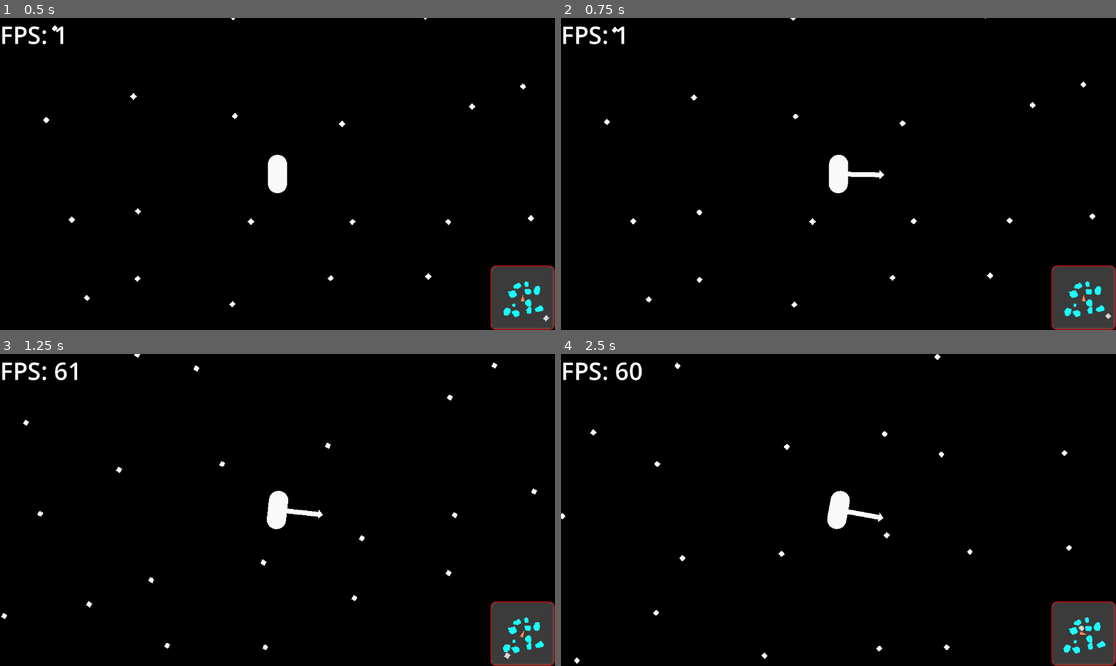
Above: before the commit, frames 1-4 (two rows, left to right).
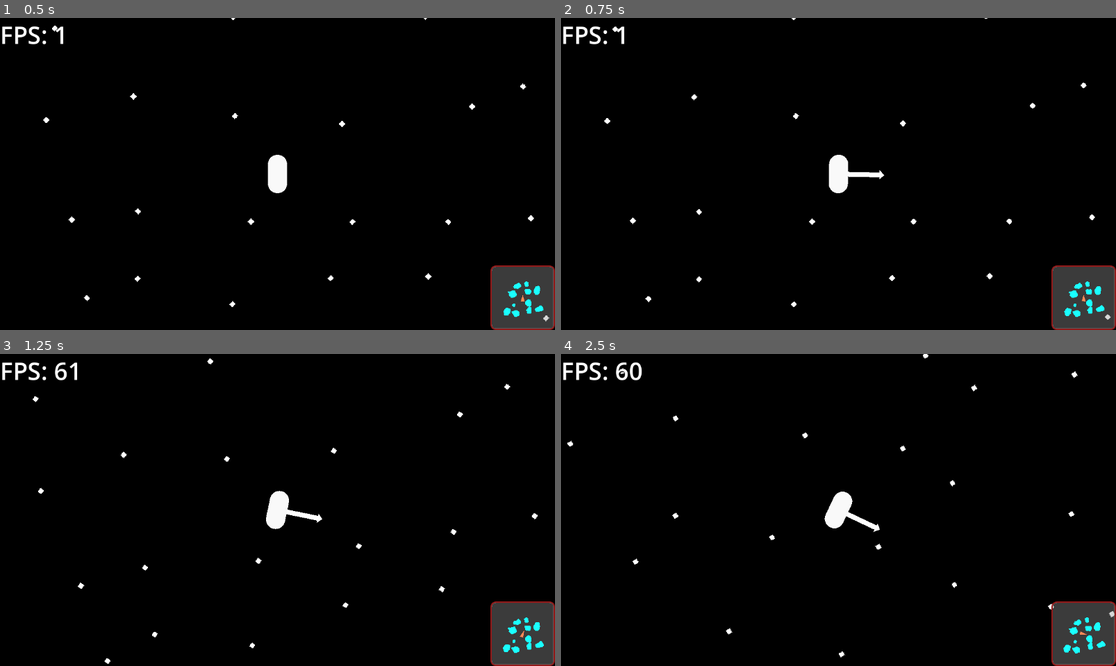
Above: after the commit, the same moments.

Repository: coolspacegame/game
Game: Godot game, scene res://node_2d.tscn
Two runs of this game, one before a commit and one after it. Both use one fixed random seed, a clock stepped at 60 frames per second and the inputs below.
Inputs (mouse positions are in pixels of both pictures, inside the frame that each line leads up to):
- Up to frame 1 (0.5 s): no input
- Up to frame 2 (0.75 s): tap Enter at 0.5 s; move the mouse to (960, 158) at 0.52 s; hold D (skelly_input_action_right) from 0.53 s (still down); click (960, 158) at 0.6 s
- Up to frame 3 (1.25 s): keep holding D (skelly_input_action_right); tap Space (skelly_input_action_jump) at 0.77 s
- Up to frame 4 (2.5 s): move the mouse to (727, 525) at 1.27 s; release D (skelly_input_action_right) at 1.28 s; hold S (skelly_input_action_backward) 1.28-2.03 s; right-click (727, 525) at 1.35 s; tap Space (skelly_input_action_jump) at 1.52 s; move the mouse to (894, 441) at 2.02 s; hold D (skelly_input_action_right) from 2.03 s (still down); tap E (skelly_input_action_2) at 2.1 s

Frame 1 is identical in both runs. In frame 2, 0.2% of the frame differs, in the area x 7-100%, y 0-97%; in frame 3, 0.7%; in frame 4, 0.9%, in the area x 0-100%, y 0-100%.

Commit message:
camera fix, trying to negate sliding motion

Diff:
--- a/scripts/TheCamera.gd
+++ b/scripts/TheCamera.gd
@@ -5,7 +5,7 @@
 const LINEAR_SPRING_CONSTANT := 50.0
 const LINEAR_DAMPING_CONSTANT := 5.0
 const ANGULAR_SPRING_CONSTANT := 10000.0
-const ANGULAR_DAMPING_CONSTANT := 1200.0
+const ANGULAR_DAMPING_CONSTANT := 3500.0
 
 
 ## This function updates the camera position and rotation as if it's attached to a spring-arm connected to the character.
@@ -18,8 +18,18 @@
     )
     apply_central_force(spring_force)
 
+
+    var angle_delta := global_rotation - character_body_transform.get_rotation()
+    # correct the angle delta such that we will always rotate the camera the shortest distance. This is necessary for example when
+    # one vector is close to +180 degrees, and the other close to -180 degrees. Without this correction, the camera would rotate almost a full 360,
+    # when really we only need to move a few degrees (We are actually working in radians)
+    if angle_delta > PI:
+        angle_delta = angle_delta - 2 * PI
+    elif angle_delta < -PI:
+        angle_delta = angle_delta + 2 * PI
+
     var spring_torque := (
-        -ANGULAR_SPRING_CONSTANT * (global_rotation - character_body_transform.get_rotation())
+        -ANGULAR_SPRING_CONSTANT * angle_delta
         - ANGULAR_DAMPING_CONSTANT * angular_velocity
     )
     apply_torque(spring_torque)
--- a/scripts/TheCharacter.gd
+++ b/scripts/TheCharacter.gd
@@ -50,6 +50,7 @@
 const BOOSTERS_ENABLED_COLOR := Color.LIGHT_GREEN
 const BOOSTERS_DISABLED_COLOR := Color.PALE_VIOLET_RED
 const WALKING_SPEED := 250.0
+const WALKING_MOVEMENT_FORCE_SCALE := 50000.0
 const JUMPING_FORCE_SCALE := 4000000.0
 const MINING_COOLDOWN := 0.5
 
@@ -173,77 +174,23 @@
         character_body.apply_torque(requested_movement_torque)
 
     var jumping_force := Vector2.ZERO
+    var walking_force := Vector2.ZERO
+    var surface_tangent := Vector2.ZERO
 
     # if we are not in booster mode at all, then attempt to walk on the surface of the asteroid
     if not _boosters_enabled:
         # now we are going to check for the surface normal under the character, in order to move along the surface
         var character_shape := ($PhysicsBody/CollisionShape2D as CollisionShape2D).shape
         var collision_mask := CollisionConstants.ASTEROID
-        var shape_query := PhysicsShapeQueryParameters2D.new()
-
-        # this will be a shape query of the character shape, to see if it is intersecting with an asteroid
-        shape_query.shape = character_shape
-        shape_query.transform = character_body.global_transform
-        shape_query.collide_with_bodies = true
-        shape_query.collision_mask = collision_mask
-        shape_query.margin = 5.0
-
-        var shape_query_result = space_state.collide_shape(shape_query)
-
-        # this will be the default vector for movement if there is not a hit. In other words,
-        # currently the player is allowed to move sideways even if not touching anything
-        var movement_dir = character_body.transform.basis_xform(Vector2.RIGHT).normalized()
-
-        # if the query result dictionary has entries, then there was a hit
-        if shape_query_result.size() > 0:
-            var cast_from = character_body.global_position
-
-            # there can be multiple hits, so average the position of them.
-            # the array we are going through has pairs of collision points between this shape collider and the
-            # one it is intersecting with
-            var i := 0
-            var cast_to := Vector2.ZERO
-            while i < shape_query_result.size():
-                cast_to += shape_query_result[i]
-                i += 2
-            cast_to /= (shape_query_result.size() as float / 2.0)
-
-            # now that we know there is a hit, we will find the surface normal by
-            # doing a raycast and using the result from that
-            var ray_query := PhysicsRayQueryParameters2D.create(cast_from, cast_to, collision_mask)
-            var ray_query_result = space_state.intersect_ray(ray_query)
-
-            if ray_query_result.size() > 0:
-                var surface_normal = ray_query_result.normal.normalized()
-                var surface_tangent = surface_normal.rotated(PI / 2)
-
-                # if we got here, then we can determine movement direction using the surface tangent
-                movement_dir = surface_tangent
-
-            if not _is_jumping and _requested_jump:
-                jumping_force = (
-                    character_body.transform.basis_xform(
-                        (
-                            _requested_movement.x as float * HORIZONTAL_JUMP_SCALE * Vector2.RIGHT
-                            + Vector2.UP
-                        )
-                    )
-                    * JUMPING_FORCE_SCALE
-                    * _remaining_jumping_time
-                    / MAX_JUMPING_TIME
-                )
-                _is_jumping = true
-
-            character_body.position += delta * WALKING_SPEED * _requested_movement.x * movement_dir
 
         var proximity_detector_shape := ($ProximityDetector/CollisionShape2D as CollisionShape2D).shape
         var proximity_detector_shape_rect := proximity_detector_shape.get_rect()
 
-        var rotation_surface_normal_sum := Vector2.ZERO
-        var rotation_surface_normal_count := 0
+        var surface_normal_sum := Vector2.ZERO
+        var surface_normal_count := 0
         var offset_range_size := character_shape.get_rect().size.x
-        var offset_range_idx_start_inclusive := -2
-        var offset_range_idx_end_exclusive := 3
+        var offset_range_idx_start_inclusive := -1
+        var offset_range_idx_end_exclusive := 2
         var offset_step_magnitude := offset_range_size / (offset_range_idx_end_exclusive - 1 - offset_range_idx_start_inclusive)
 
         for offset in range(offset_range_idx_start_inclusive, offset_range_idx_end_exclusive):
@@ -254,39 +201,61 @@
             var rotation_ray_query_result = space_state.intersect_ray(rotation_ray_query)
 
             if rotation_ray_query_result.size() > 0:
-                rotation_surface_normal_sum += rotation_ray_query_result.normal.normalized()
-                rotation_surface_normal_count += 1
-
-        if rotation_surface_normal_count > 0:
-            var rotation_surface_normal_negated = -rotation_surface_normal_sum.normalized()
+                surface_normal_sum += rotation_ray_query_result.normal.normalized()
+                surface_normal_count += 1
+
+        if surface_normal_count > 0:
+            var surface_normal = surface_normal_sum.normalized()
+            var surface_normal_negated = -surface_normal
 
             # angle of the normal vector relative to +x
-            var normal_vector_angle := atan2(rotation_surface_normal_negated.y, rotation_surface_normal_negated.x)
+            var normal_vector_angle := atan2(surface_normal_negated.y, surface_normal_negated.x)
 
             # angle of the character orientation vector relative to +x
             var character_rotation_angle := atan2(character_orientation.y, character_orientation.x)
             var angle_delta := normal_vector_angle - character_rotation_angle
 
-            # correct the angle delta such that we will always rotate the character the shortest distance. This is necessary for example when
-            # one vector is close to +180 degrees, and the other close to -180 degrees. Without this correction, the character would rotate almost a full 360,
-            # when really we only need to move a few degrees (We are actually working in radians)
-            # if angle_delta > 0.0:
-            #     angle_delta = angle_delta - 2 * PI
-            # elif angle_delta < 0.0:
-            #     angle_delta = angle_delta + 2 * PI
-
-            # var torque_spring_component := AUTOMATIC_ROTATION_TORQUE_SPRING_CONSTANT * angle_delta
-            # var torque_damping_component := (
-            #     AUTOMATIC_ROTATION_TORQUE_DAMPING_CONSTANT * character_body.angular_velocity
-            # )
-
-            # var gravity_scale_component := summed_gravity_force.length() * 0.00001
-
-            # var automatic_rotation_torque := (
-            #     -(torque_spring_component + torque_damping_component) * gravity_scale_component
-            # )
-            # character_body.apply_torque(automatic_rotation_torque)
             character_body.global_rotation = _update_rotation_adjustment_filter(character_body.global_rotation + angle_delta)
+
+            var shape_query := PhysicsShapeQueryParameters2D.new()
+
+            # this will be a shape query of the character shape, to see if it is intersecting with an asteroid
+            shape_query.shape = character_shape
+            shape_query.transform = character_body.global_transform
+            shape_query.collide_with_bodies = true
+            shape_query.collision_mask = collision_mask
+            shape_query.margin = 5.0
+
+            var shape_query_result = space_state.collide_shape(shape_query)
+
+            # if the query result dictionary has entries, then there was a hit
+            if shape_query_result.size() > 0:
+                if not _is_jumping and _requested_jump:
+                    jumping_force = (
+                        character_body.transform.basis_xform(
+                            (
+                                # _requested_movement.x as float * HORIZONTAL_JUMP_SCALE * Vector2.RIGHT
+                                Vector2.UP
+                            )
+                        )
+                        * JUMPING_FORCE_SCALE
+                        * _remaining_jumping_time
+                        / MAX_JUMPING_TIME
+                    )
+                    _is_jumping = true
+
+            surface_tangent = surface_normal.rotated(PI / 2)
+
+            walking_force = WALKING_MOVEMENT_FORCE_SCALE * _requested_movement.x * surface_tangent
+
+            var velocity_direction := character_body.linear_velocity.normalized()
+
+            # negate the gravity force in the direction of the surface tangent, to prevent the character from sliding down the surface
+            character_body.apply_central_force(-1.0 * summed_gravity_force.dot(velocity_direction) * velocity_direction)
+
+    character_body.apply_central_force(walking_force)
+
+    character_body.apply_central_force(summed_gravity_force)
 
     character_body.apply_central_force(jumping_force)
 
@@ -299,7 +268,6 @@
     else:
         _remaining_jumping_time = min(_remaining_jumping_time + delta, MAX_JUMPING_TIME)
 
-    character_body.apply_central_force(summed_gravity_force)
 
     # send the signal out that will notify other nodes that the character has moved
     body_transform_updated.emit(character_body.global_transform)
